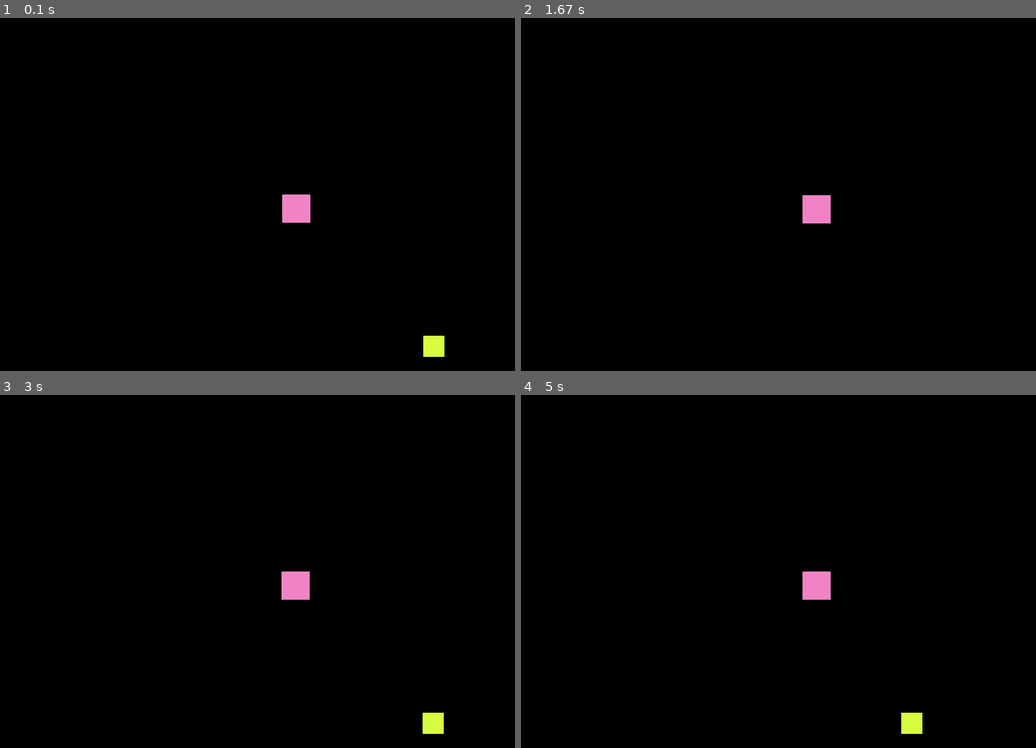
Above: before the commit, frames 1-4 (two rows, left to right).
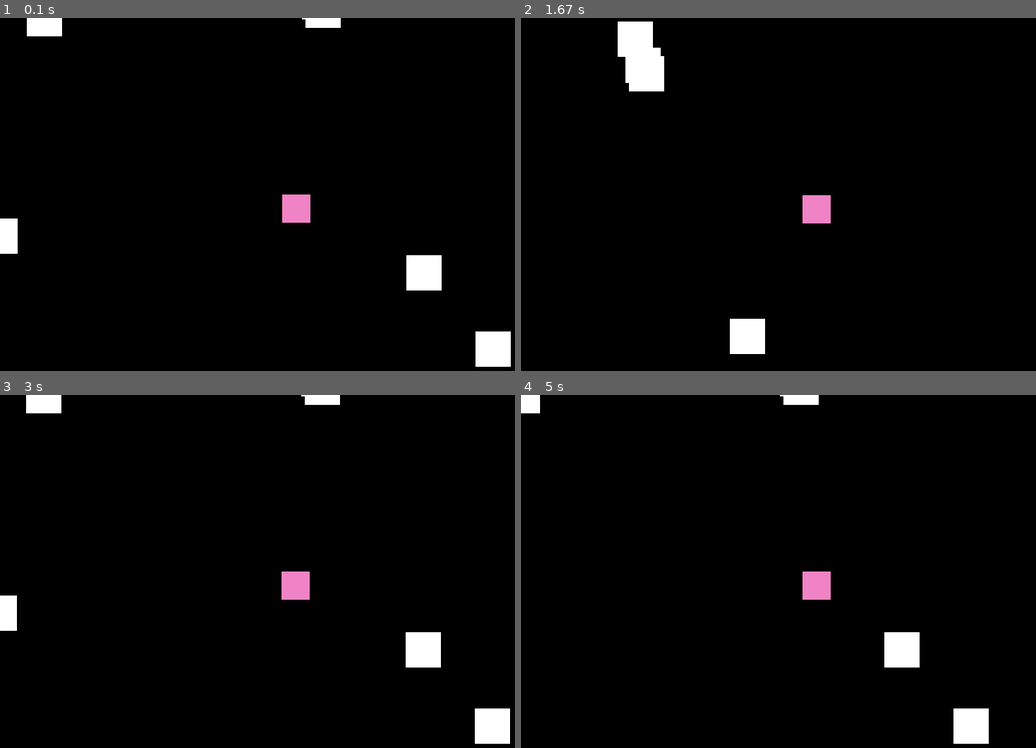
Above: after the commit, the same moments.

Repository: Tiziozero/py_game
Game: pygame game, started from main.py
Two runs of this game, one before a commit and one after it. Both use one fixed random seed, a clock stepped at 60 frames per second and the inputs below.
Inputs:
- Up to frame 1 (0.1 s): no input
- Up to frame 2 (1.67 s): hold D 0.33-0.8 s; hold W 0.83-1.13 s; hold D 1.17-1.63 s
- Up to frame 3 (3 s): hold A 1.67-2.2 s; hold S 2.23-2.53 s; hold A 2.57-2.97 s
- Up to frame 4 (5 s): hold W 3-3.37 s; hold D 3.4-4.03 s; hold S 4.07-4.43 s; hold A 4.47-4.93 s; hold D from 4.97 s (still down)

The runs differ from the first frame. In frame 1, 2.5% of the frame differs, in the area x 0-100%, y 0-99%; in frame 2, 2.1%; in frame 3, 2.5%; in frame 4, 2.0%.

Commit message:
collisons done, adding server

Diff:
--- a/main.py
+++ b/main.py
@@ -52,7 +52,7 @@
         self.__color = new_value
 
 
-    def check_against_collidables(self, new_coords:pygame.Vector2, collidables) -> List[Tuple[object,bool, bool]]:
+    def check_against_collidables(self, new_coords:pygame.Vector2, collidables):
         return check_against_collidables(self, new_coords, collidables)
 
     def _move(self, x: Union[float, None] = None, y: Union[float, None] = None, collidables: List[object] = []):
@@ -61,14 +61,17 @@
             new_coords.x = x
         if y is not None:
             new_coords.y = y
-        self.check_against_collidables(new_coords, collidables)
-
-        self.__coords = new_coords
+        new_new_coordsx, new_new_coordsy, _ = self.check_against_collidables(new_coords, collidables)
+
+        """ print(
+            f"new coords      : {int(new_coords.x): >3}:{int(new_coords.y): >3}\n"
+            f"acc new coords  : {int(new_new_coordsx): >3}:{int(new_new_coordsy): >3}\n"
+            f"dx/dy           : {int(new_new_coordsx-new_coords.x): >3}:{int(new_new_coordsy-new_coords.y): >3}") """
+        self.__coords = pygame.Vector2(new_new_coordsx, new_new_coordsy)
         self.update_body()
 
     def _move_v(self, new_coords: pygame.Vector2, collidables: List[object] = []):
         self._move(new_coords.x, new_coords.y, collidables)
-        self.update_body()
 
     def _translate(self, dx: Union[float, None] = None, dy: Union[float, None] = None, collidables: List[object] = []):
         new_coords = pygame.Vector2(self.__coords)
@@ -76,14 +79,10 @@
             new_coords.x += dx
         if dy is not None:
             new_coords.y += dy
-        self.check_against_collidables(new_coords, collidables)
-
-        self.__coords = new_coords
-        self.update_body()
+        self._move_v(new_coords, collidables)
 
     def _translate_v(self, delta: pygame.Vector2, collidables: List[object] = []):
         self._translate(delta.x, delta.y, collidables)
-        self.update_body()
     def update_body(self):
         self.__body.topleft = (int(self.__coords.x), int(self.__coords.y))
 
@@ -230,33 +229,47 @@
 
 
 def check_against_collidables(this: Body, new_coords:pygame.Vector2, collidables: List[Body]):
-    new_rect = pygame.Rect(new_coords, pygame.Vector2(this.get_body().size))
     old_coords = this.get_coords()
-
-    colliding = []
-    # print(len(collidables))
-    x, x_object = 0, object()
-    y, y_object = 0, object()
+    this_body = this.get_body()
+    x_out = new_coords.x
+    y_out = new_coords.y
+
     # use this_body as this_bodies rect dimenstions. use new_coords as coords as
     # this_body has old coords to be updated
-    this_body = this.get_body()
+    collided = []
     for other in collidables:
         other_body = other.get_body()
-        if other_body.x < new_coords.x + this_body.width and new_coords.x < other_body.x + other_body.width:
+        # check if it was overlapping in certain dirrection
+        was_overlapping_x = False
+        was_overlapping_y = False
+        if other_body.x < old_coords.x + this_body.width and old_coords.x < other_body.x + other_body.width:
+            was_overlapping_x = True
+        if other_body.y < old_coords.y + this_body.height and old_coords.y < other_body.y + other_body.height:
+            was_overlapping_y = True
+            ...
+        collision = False
+        # check if they overlap in horizontally
+        if other_body.x < new_coords.x + this_body.width and new_coords.x < other_body.x + other_body.width and was_overlapping_y:
             # check collision from this going left
             b = other_body.x + other_body.width
-            if b > new_coords.x:
-                x = b
-            # check collision from this going right
-            elif new_coords.x + this_body.w > other_body.x:
-                x = other_body.x - this_body.w
-
-
-    return [(object(),False,False)]
+            if this_body.centerx < other_body.centerx:
+                x_out = other_body.x - this_body.width
+            elif this_body.centerx > other_body.centerx:
+                x_out = b
+            collision = True
+        # check if they overlap in vertically
+        if other_body.y < new_coords.y + this_body.height and new_coords.y < other_body.y + other_body.height and was_overlapping_x:
+            b = other_body.y + other_body.height
+            if this_body.centery < other_body.centery:
+                y_out = other_body.y - this_body.height
+            elif this_body.centery > other_body.centery:
+                y_out = b
+            collision = True
+        if collision == True: collided.append(other)
+
+    return x_out,y_out, collided
 
 def sort_bodies(bodies: list[Body]) -> list[Body]:
-    # for b in bodies:
-    #     print(f"{b.get_id}: {b.get_coords().y}, {b.get_body().y}")
     return sorted(bodies, key=lambda b: b.get_coords().y)
 
 if __name__ == "__main__":
@@ -269,16 +282,16 @@
 
     bodies: Dict[str,Body] = {
         "player":player,
-        "body_1": Body(30, 30, 200,200, collidable=True),
-        "wall_1":Wall(500,500),
-        "wall_2":Wall(430,500),
     }
+    for _ in range(10):
+        wall = Wall(randint(-500, 500), randint(-500, 500))
+        bodies[str(wall.get_id())] = wall
+
 
     running = True
     cam = Camera(SCREEN_WIDTH, SCREEN_HEIGHT)
 
     while running:
-        print("new render")
         dt = clock.tick(FPS) / 1000  # Get time passed in seconds (convert ms to seconds)
         for event in pygame.event.get():
             if event.type == pygame.QUIT:
@@ -297,7 +310,7 @@
         if keys[pygame.K_s]:
             p_direction.y += 1
         if p_direction.magnitude() > 0:p_direction = p_direction.normalize()
-        player.move(p_direction.x, p_direction.y, dt, collidables=[bodies["body_1"], bodies["wall_1"], bodies["wall_2"]])
+        player.move(p_direction.x, p_direction.y, dt, collidables=list(bodies.values()))
         player.update()
         cam.update(player)
 
--- /dev/null
+++ b/server.py
@@ -0,0 +1,20 @@
+import socket
+
+HOST = "127.0.0.1"  # localhost
+PORT = 5000         # arbitrary non-privileged port
+
+# Create TCP socket
+with socket.socket(socket.AF_INET, socket.SOCK_STREAM) as server:
+    server.bind((HOST, PORT))
+    server.listen()
+
+    print(f"Server listening on {HOST}:{PORT}")
+    conn, addr = server.accept()
+    with conn:
+        print(f"Connected by {addr}")
+        while True:
+            data = conn.recv(1024)   # receive up to 1024 bytes
+            if not data:
+                break
+            print("Received:", data.decode())
+            conn.sendall(data)       # echo back
Not shown, changed: todo
